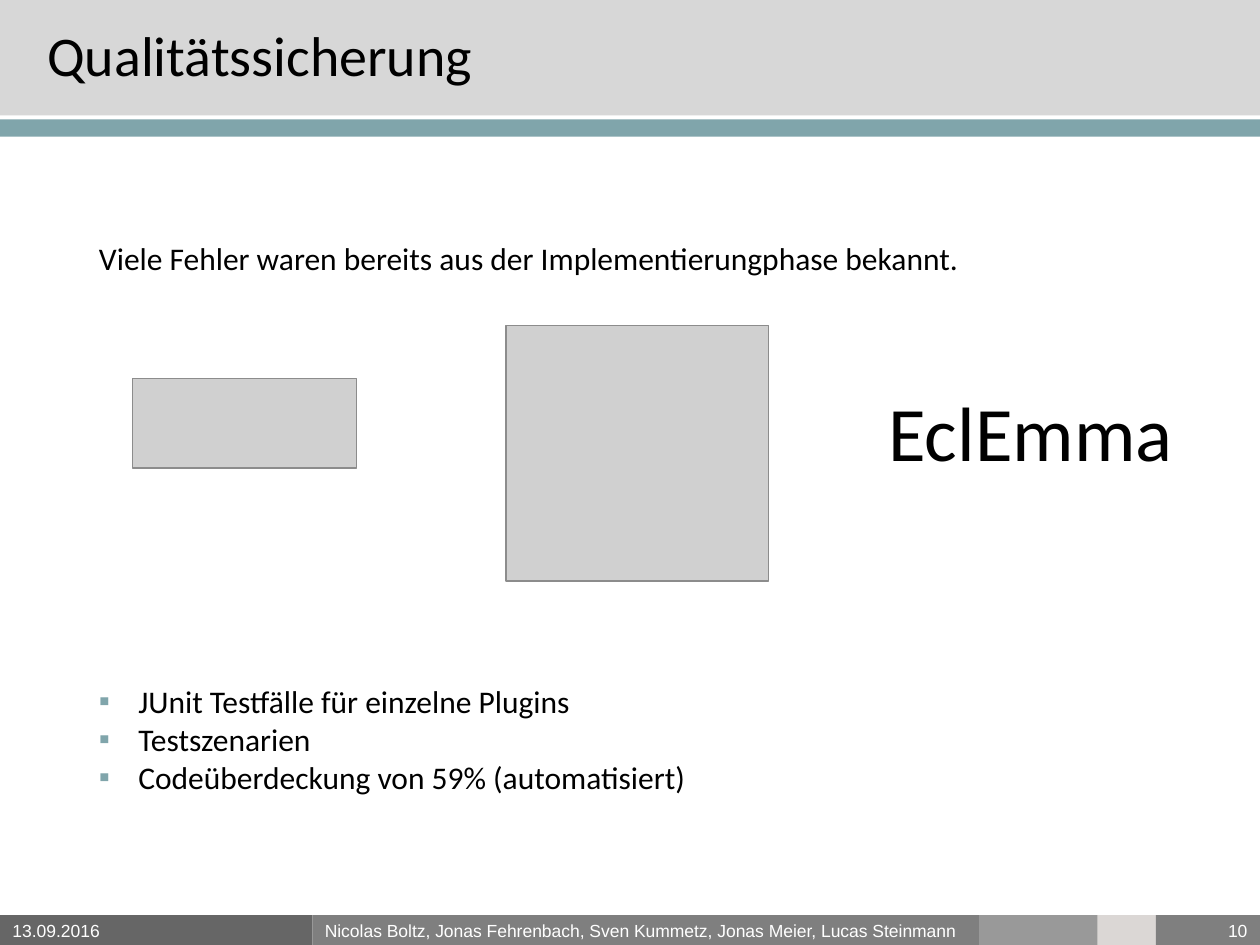
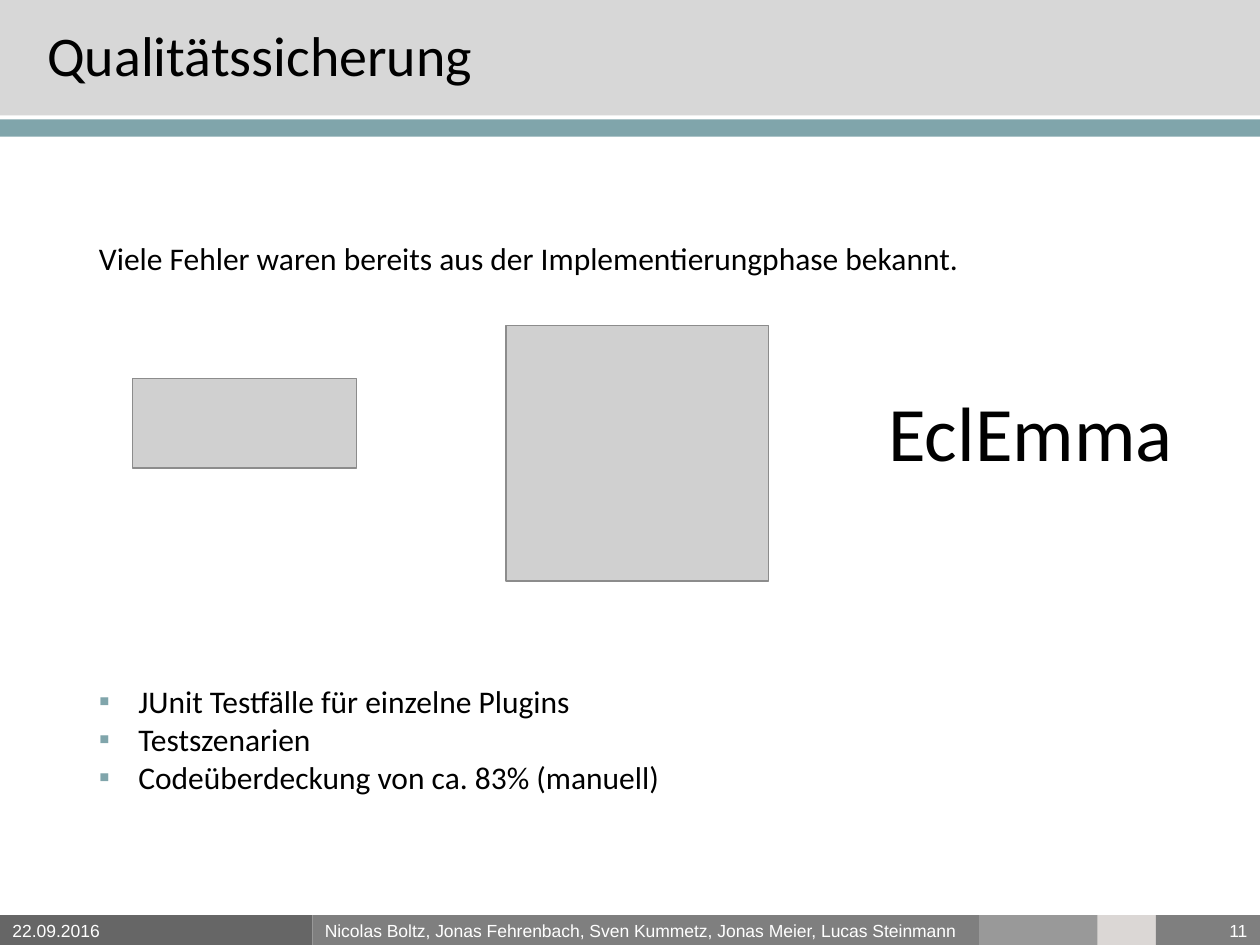
Before and after one commit to PSEProgrammgraphen/PSEDokumente, a slide deck: slide 11 of final/presentation.pptx (slide 10 before the commit). Drawn at 1260x945 pixels with LibreOffice and Linux fonts; fonts in the diff are those of the drawing; grey boxes stand for pictures; background and template pictures are left out. Boxes give left, top, right and bottom in pixels: in the first picture for what was removed or moved away, otherwise in the second. Text is boxed around its words. In the diff, an @@ line names an element or a change of style, - is before the commit and + after.

```diff
--- a/final/presentation.pptx
+++ b/final/presentation.pptx
@@ text at (138,766,658,795): text changed @@
-▪ Codeüberdeckung von 59% (automatisiert)
+▪ Codeüberdeckung von ca. 83% (manuell)
@@ text in rectangle at (12,925,99,937): text changed @@
-13.09.2016
+22.09.2016
@@ page number at (1229,925,1247,937): text changed @@
-10
+11
```
Also in this commit, not shown: 10 other slides changed, 1 slide added, 3 other files.
